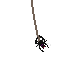
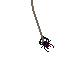
Before/after of a 64 x 64 layered artwork. What changed in the layer stack:
hid "Layer 8", painted on it over [31, 5, 51, 52]
showed "Layer 6", painted on it over [31, 5, 55, 52]
